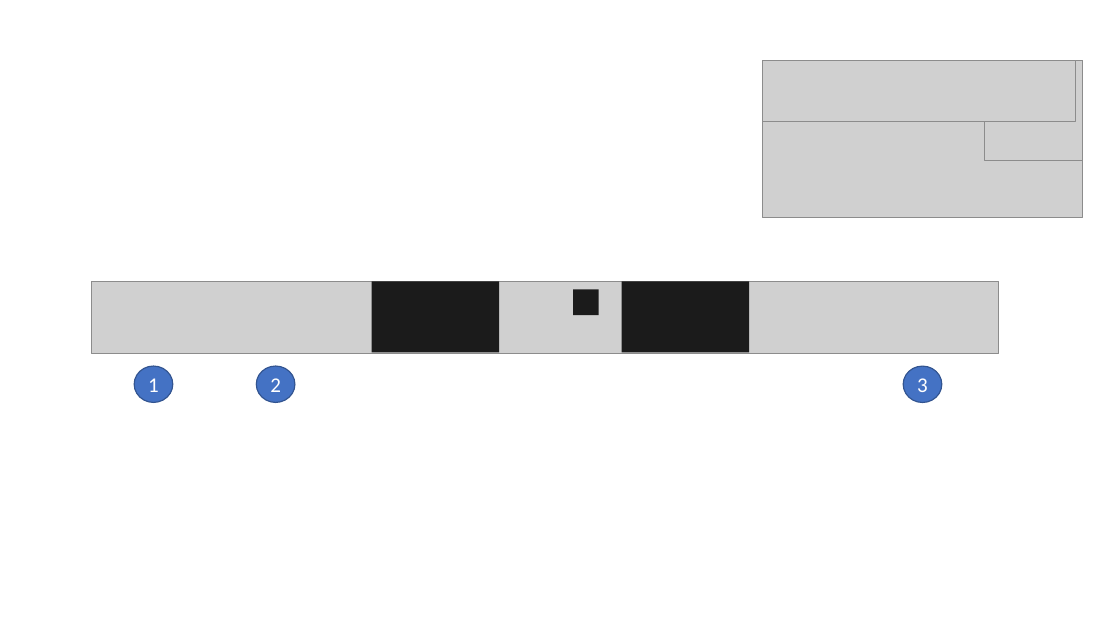
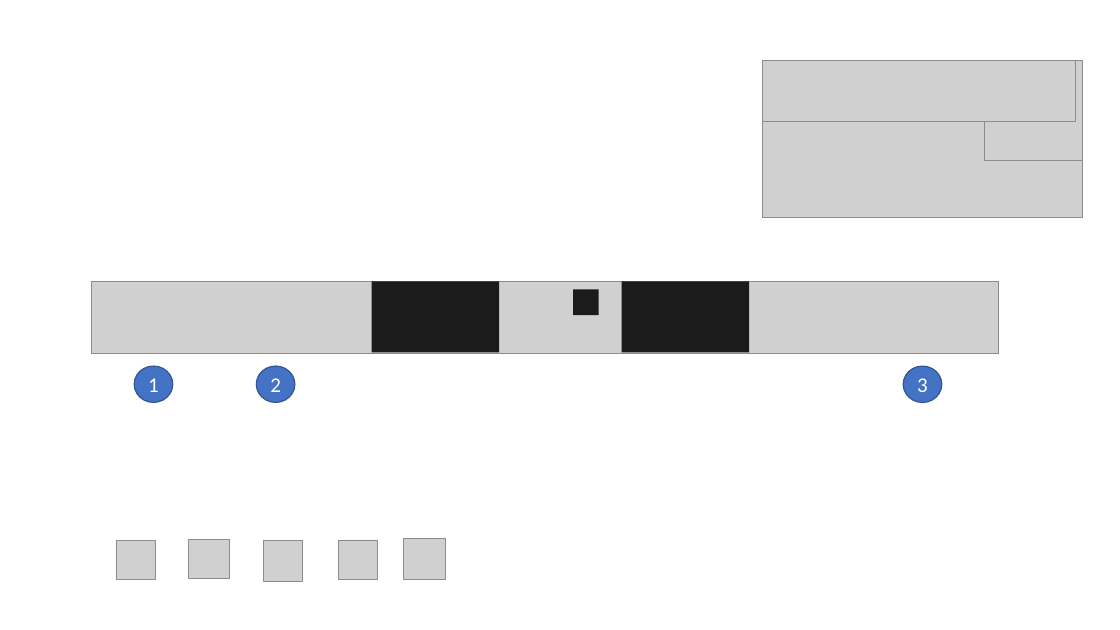
Before and after one commit to umich-brcf-bioinf/2021-08-09-umich-rnaseq-demystified, a slide deck: slide 3 of images/source/RSD_workshop_intro.pptx. Drawn at 1120x630 pixels with LibreOffice and Linux fonts; fonts in the diff are those of the drawing; grey boxes stand for pictures. Boxes give left, top, right and bottom in pixels: in the first picture for what was removed or moved away, otherwise in the second. Text is boxed around its words. In the diff, an @@ line names an element or a change of style, - is before the commit and + after.

```diff
--- a/images/source/RSD_workshop_intro.pptx
+++ b/images/source/RSD_workshop_intro.pptx
@@ picture added at [403,539,444,580] @@
@@ picture added at [116,541,155,580] @@
@@ picture added at [189,540,229,579] @@
@@ picture added at [264,541,302,581] @@
@@ picture added at [339,540,377,579] @@
```
Also in this commit, not shown: 1 other slide changed, 3 slides added, 11 other files.
